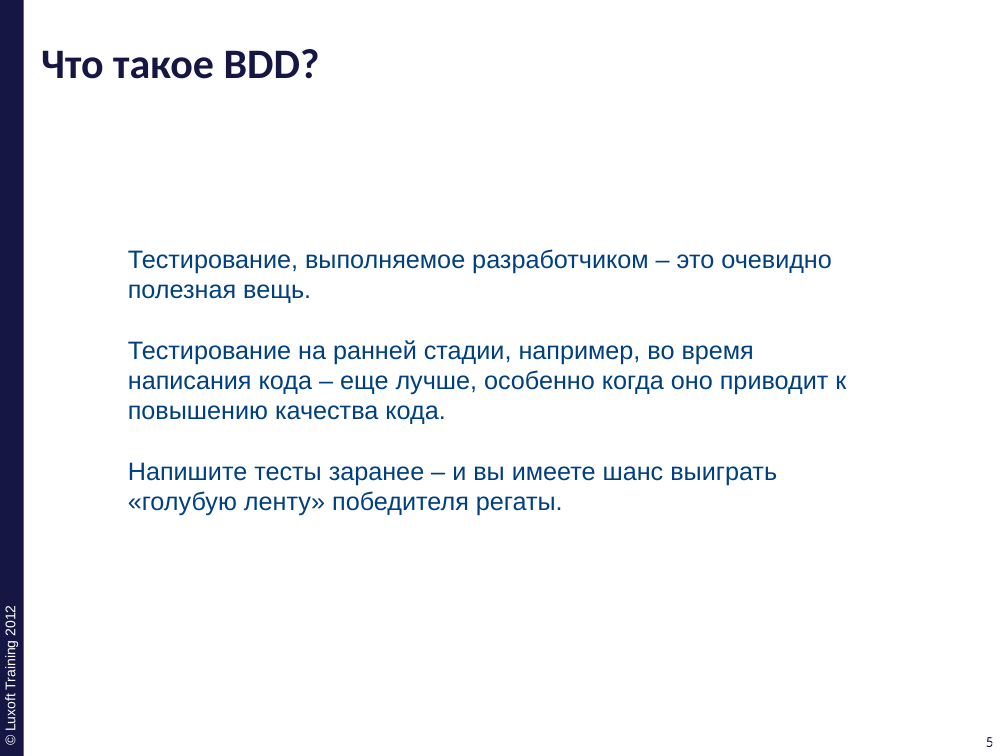
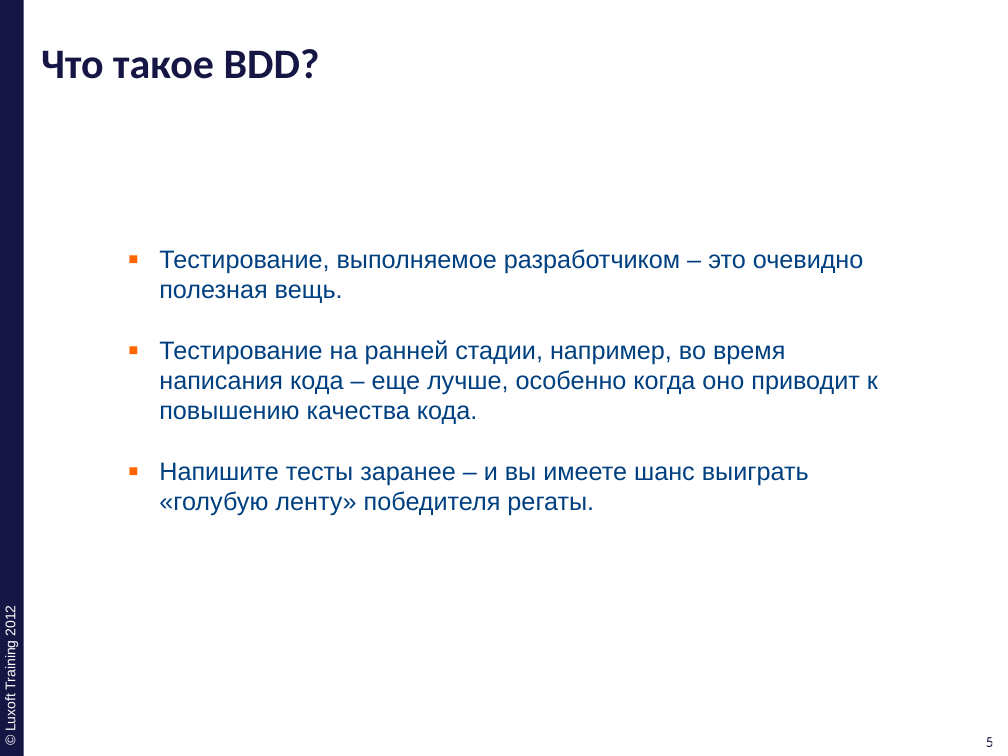
Before and after one commit to ivan-dyachenko/Trainings, a slide deck: slide 5 of Test Driven Development/materials/pptx/7. TDD-BDD.pptx. Drawn at 1008x756 pixels with LibreOffice and Linux fonts; fonts in the diff are those of the drawing; background and template pictures are left out. Boxes give left, top, right and bottom in pixels: in the first picture for what was removed or moved away, otherwise in the second. Text is boxed around its words. In the diff, an @@ line names an element or a change of style, - is before the commit and + after.

```diff
--- a/Test Driven Development/materials/pptx/7. TDD-BDD.pptx
+++ b/Test Driven Development/materials/pptx/7. TDD-BDD.pptx
@@ text "Тестирование, выполняемое разработчиком – это ..." at (159,249,878,516): bullet none to ▪ @@
```
Also in this commit, not shown: 6 other slides changed, 29 slides added, 3 slides removed, 4 other files.
